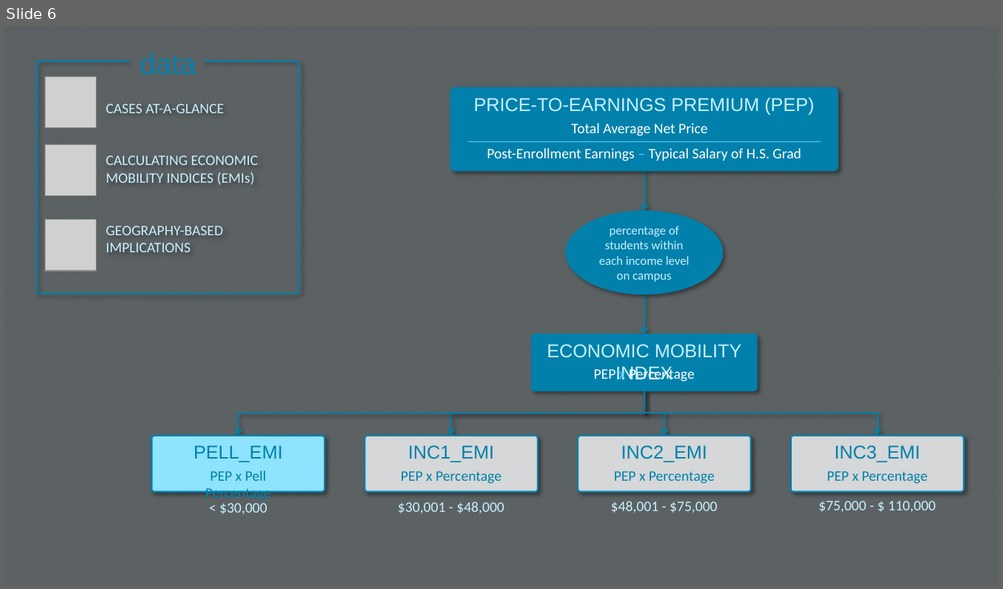
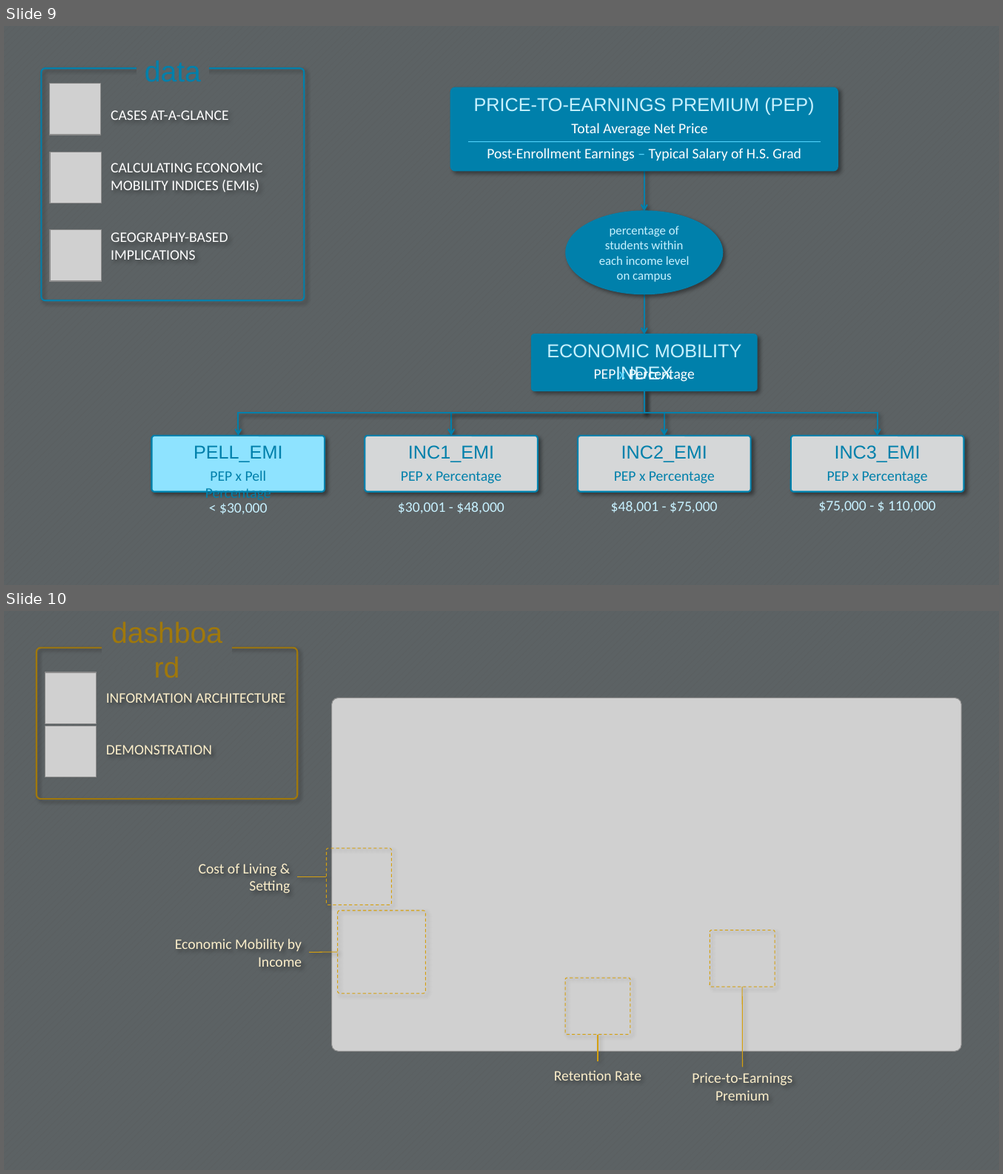
Before and after one commit to danimcadet/danic_capstone, a slide deck: finaid dashboard.pptx. Shown one above the other, each under a label of ours: slide 6 before the commit, slides 9 and 10 after it. The pictures are 1003x589 and 1003x1174 pixels, drawn with LibreOffice and Linux fonts; fonts in the diff are those of the drawing; grey boxes stand for pictures; background and template pictures are left out. Boxes give left, top, right and bottom in pixels: in the first picture for what was removed or moved away, otherwise in the second. Text is boxed around its words. In the diff, an @@ line names an element or a change of style, - is before the commit and + after.

```diff
--- a/finaid dashboard.pptx
+++ b/finaid dashboard.pptx
@@ slide 10 added at [4, 611, 999, 1170], background pattern #5B5C5D on #5C6264 @@
@@ text added at [102, 630, 233, 669], 28 pt, text #A0780B @@
+dashboard
@@ rounded rectangle added at [36, 647, 297, 799], outline #A0780B 1.5 pt, 14 pt, text #FBEECA @@
+INFORMATION ARCHITECTURE
+DEMONSTRATION
@@ picture added at [45, 672, 96, 723] @@
@@ picture added at [45, 673, 96, 724] @@
@@ picture added at [332, 698, 962, 1052] @@
@@ picture added at [45, 726, 96, 777] @@
@@ rounded rectangle added at [327, 849, 391, 905], outline #D5A00F 0.75 pt dashed @@
@@ text added at [199, 863, 290, 894], 14 pt, text #FBEECA @@
+Cost of Living & Setting
@@ line added from (297, 877) to (327, 877), #D5A00F 0.75 pt @@
@@ rounded rectangle added at [338, 911, 426, 994], outline #D5A00F 0.75 pt dashed @@
@@ text added at [175, 939, 301, 967], 14 pt, text #FBEECA @@
+Economic Mobility by Income
@@ rounded rectangle added at [710, 931, 775, 987], outline #D5A00F 0.75 pt dashed @@
@@ line added from (309, 953) to (338, 952), #D5A00F 0.75 pt @@
@@ rounded rectangle added at [565, 978, 630, 1035], outline #D5A00F 0.75 pt dashed @@
@@ line added from (743, 1068) to (742, 987), #D5A00F 0.75 pt @@
@@ line added from (598, 1062) to (598, 1035), #D5A00F 0.75 pt @@
@@ text added at [554, 1071, 641, 1081], 14 pt, text #FBEECA @@
+Retention Rate
@@ text added at [691, 1073, 792, 1101], 14 pt, text #FBEECA @@
+Price-to-Earnings Premium
@@ what was slide 6 is now slide 9 @@
@@ slide 9 changed as well @@
@@ 1 picture, 1 text, 1 rounded rectangle: place and size @@
-1 picture, 1 text, 1 rounded rectangle at [36, 44, 299, 294]
+1 picture, 1 text, 1 rounded rectangle at [41, 50, 304, 301]
@@ rounded rectangle "CASES AT-A-GLANCE" at [41, 68, 304, 301]: text colour #C7F1FF to #FFFFFF @@
@@ picture: place and size @@
-picture at [45, 144, 96, 196]
+picture at [51, 152, 102, 204]
@@ picture: place and size @@
-picture at [45, 220, 96, 272]
+picture at [51, 230, 102, 282]
@@ picture: place and size @@
-picture at [45, 219, 96, 271]
+picture at [51, 230, 102, 281]
```
Also in this commit, not shown: 5 other slides changed, 3 other slides added, 2 slides removed, 5 other files.
